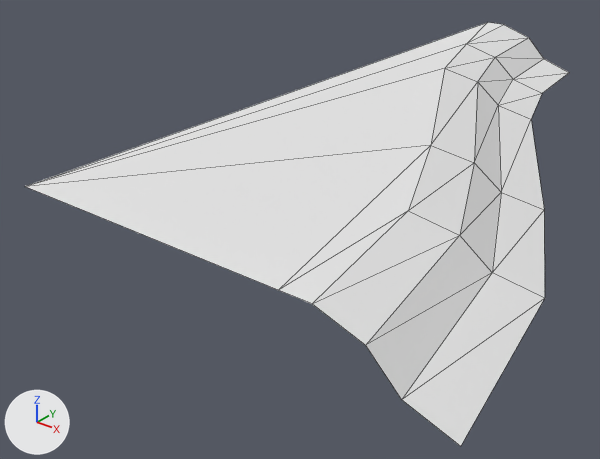
Two versions of the OBJ model Assets/MapEditor/modular_terrain_collection/Hilly_Terrain_Path_Esse_2x3.obj, one commit apart.
Before and after are seen from a 50 mm lens placed at (1.6, -2.79, 1.18), pointed at (-0.2, -0.55, -0.21). Arrows for +X, +Y and +Z are at lower left; the lights stay in place. Mesh edges are drawn as thin lines. Where no turn or scale is listed for an object, it has been applied to the vertices.

Before the edit, the objects in view are built like this:
```python
mat_dirt = principled_material('Dirt')
mat_dirt.base_color = (0.8, 0.8, 0.8)  # white #e7e7e7
mat_dirt.roughness = 1.0
mat_grass = principled_material('Grass')
mat_grass.base_color = (0.8, 0.8, 0.8)  # white #e7e7e7
mat_grass.roughness = 1.0
me_object1 = bpy.data.meshes.new('object1')
me_object1.from_pydata(...)  # 27 vertices, 37 faces; spans x -0.5..1.0, y -1.5..1.5, z 0.0..0.2
# faces by material slot: [27, 10]
me_object1.materials.append(mat_grass)  # white #e7e7e7
me_object1.materials.append(mat_dirt)  # white #e7e7e7
ob_object1 = bpy.data.objects.new('object1', me_object1)
ob_object1.location = (0.0, 0.0, 0.0)
```
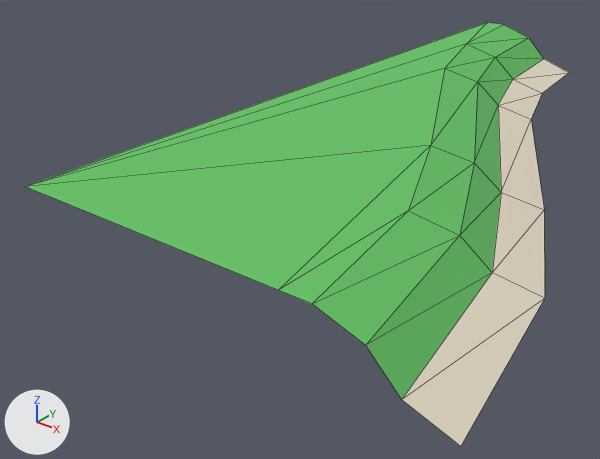
Boxes [x1, y1, x2, y2] around the edits, measured in the pictures (600 x 459 px):
'object1', recoloured (white to green): [25, 22, 569, 446] in both

The change, as a diff of the scene's bpy script:
```diff
--- a/Assets/MapEditor/modular_terrain_collection/Hilly_Terrain_Path_Esse_2x3.obj.py
+++ b/Assets/MapEditor/modular_terrain_collection/Hilly_Terrain_Path_Esse_2x3.obj.py
@@ mat_grass @@
 mat_grass = principled_material('Grass')
-mat_grass.base_color = (0.8, 0.8, 0.8)  # white #e7e7e7
+mat_grass.base_color = (0.133, 0.545, 0.133)  # green #66c366
 mat_grass.roughness = 1.0
@@ mat_dirt @@
 mat_dirt = principled_material('Dirt')
-mat_dirt.base_color = (0.8, 0.8, 0.8)  # white #e7e7e7
+mat_dirt.base_color = (0.769, 0.686, 0.561)  # light grey #e3d8c5
 mat_dirt.roughness = 1.0
```
